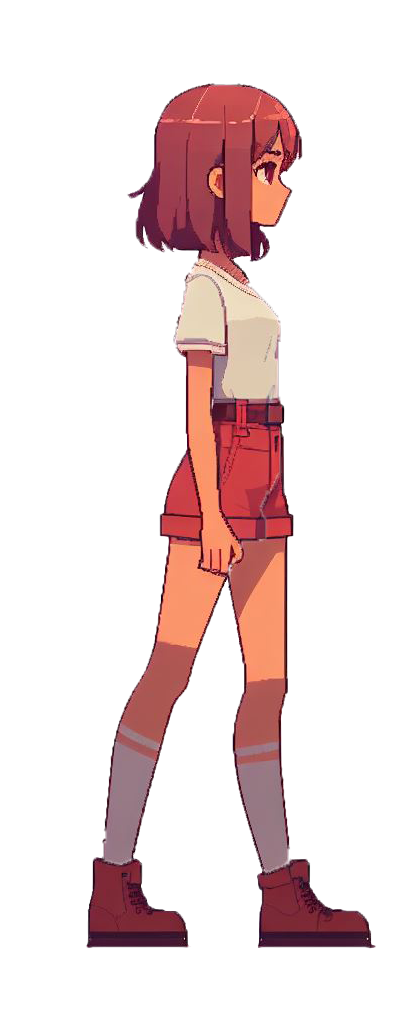
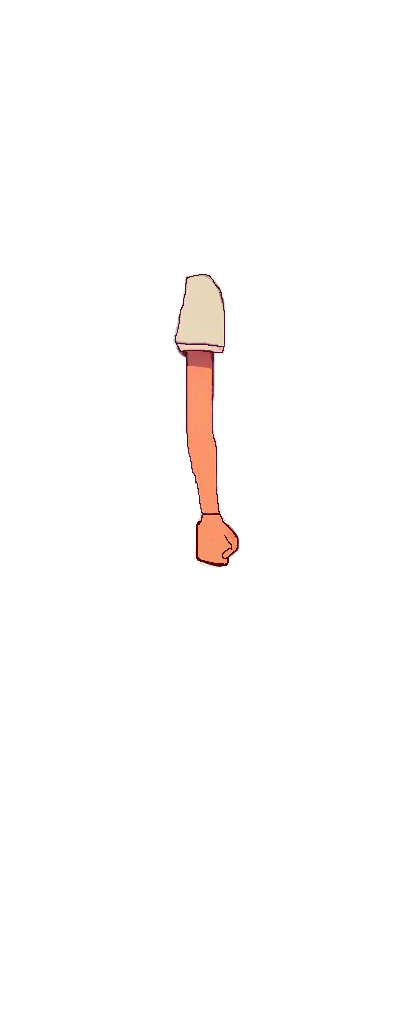
The second 400px x 1024px image is a revision of the first. Changes to its layers:
hid "ArmF", moved it above "HandF", painted on it over [173, 272, 227, 526]
hid "HandF", moved it above "Body", painted on it over [178, 340, 243, 576]
hid "Body", painted on it over [188, 258, 281, 406]
hid "LegF", painted on it over [101, 340, 370, 949]
hid "LegB", painted on it over [213, 419, 297, 874]
hid "FootF" over [85, 856, 189, 949]
hid "FootB", painted on it over [257, 858, 377, 949]
hid "Head" over [126, 83, 303, 286]
added layer "ArmB" above "HandB" over [173, 272, 227, 526]
added layer "HandB" over [178, 340, 240, 568]
